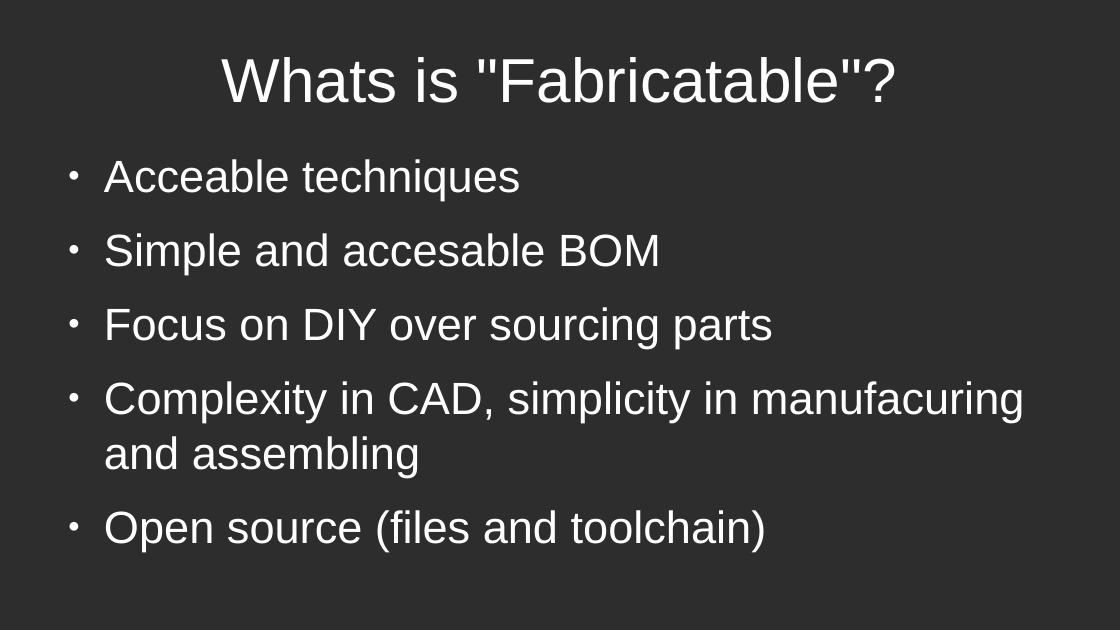
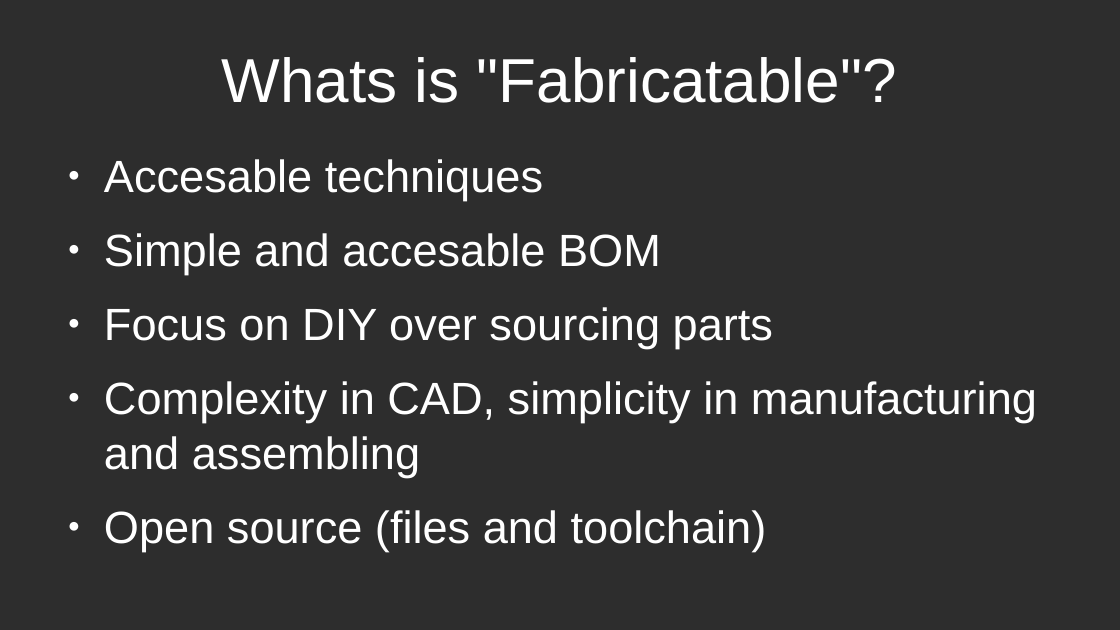
Before and after one commit to Fabricatable-Machines/Media, a slide deck: slide 4 of presenations/fab-academy-machine-recitation-2022-jens-dyvik.odp. Drawn at 1120x630 pixels with LibreOffice and Linux fonts; fonts in the diff are those of the drawing. Boxes give left, top, right and bottom in pixels: in the first picture for what was removed or moved away, otherwise in the second. Text is boxed around its words. In the diff, an @@ line names an element or a change of style, - is before the commit and + after.

Commit message:
presentation dev

```diff
--- a/presenations/fab-academy-machine-recitation-2022-jens-dyvik.odp
+++ b/presenations/fab-academy-machine-recitation-2022-jens-dyvik.odp
@@ text at (104,159,543,201): text changed @@
-● Acceable techniques
+● Accesable techniques
@@ text at (104,381,1037,477): text changed @@
-● Complexity in CAD, simplicity in manufacuring and assembling
+● Complexity in CAD, simplicity in manufacturing and assembling
```
Also in this commit, not shown: 4 other slides changed, 5 slides added, 2 slides removed, 2 other files.
